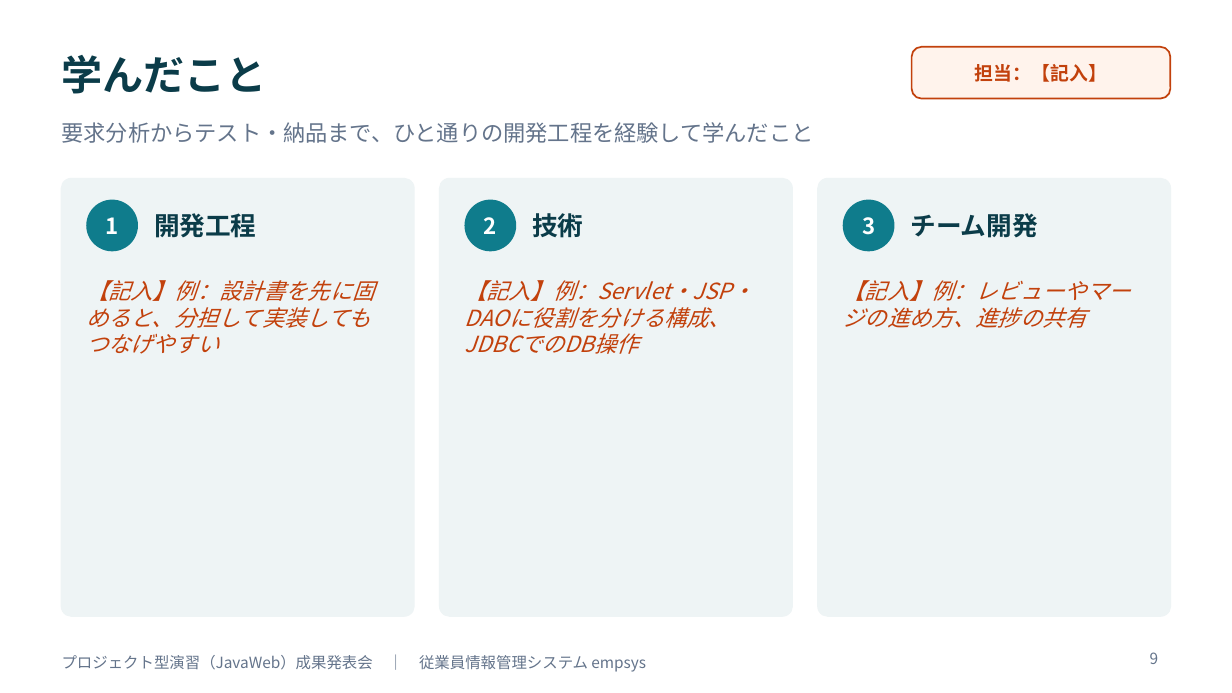
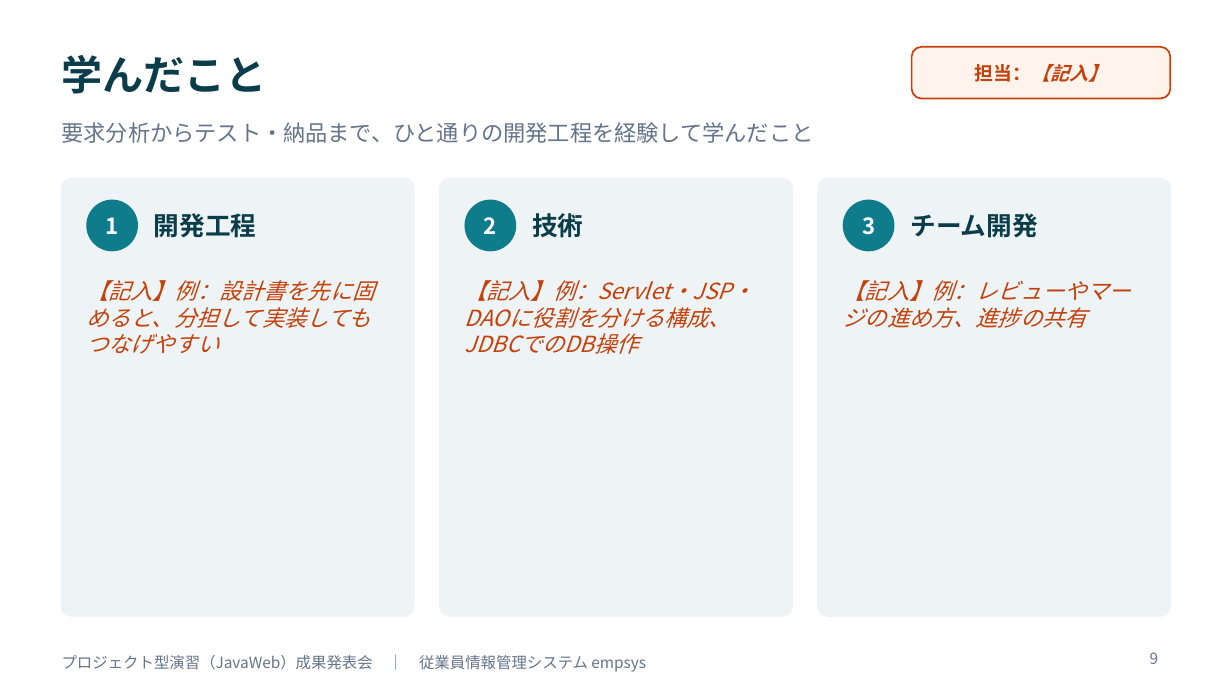
Before and after one commit to amasato1221/web_-application, a slide deck: slide 9 of 成果発表会資料_テンプレート.pptx. Drawn at 1232x693 pixels with LibreOffice and Linux fonts; fonts in the diff are those of the drawing. Boxes give left, top, right and bottom in pixels: in the first picture for what was removed or moved away, otherwise in the second. Text is boxed around its words. In the diff, an @@ line names an element or a change of style, - is before the commit and + after.

```diff
--- a/成果発表会資料_テンプレート.pptx
+++ b/成果発表会資料_テンプレート.pptx
@@ rounded rectangle "担当：【記入】" at <box>912,47,1170,99</box>: italic on in "担当：【記入】" @@
```
Also in this commit, not shown: 13 other slides changed, 10 other files.
